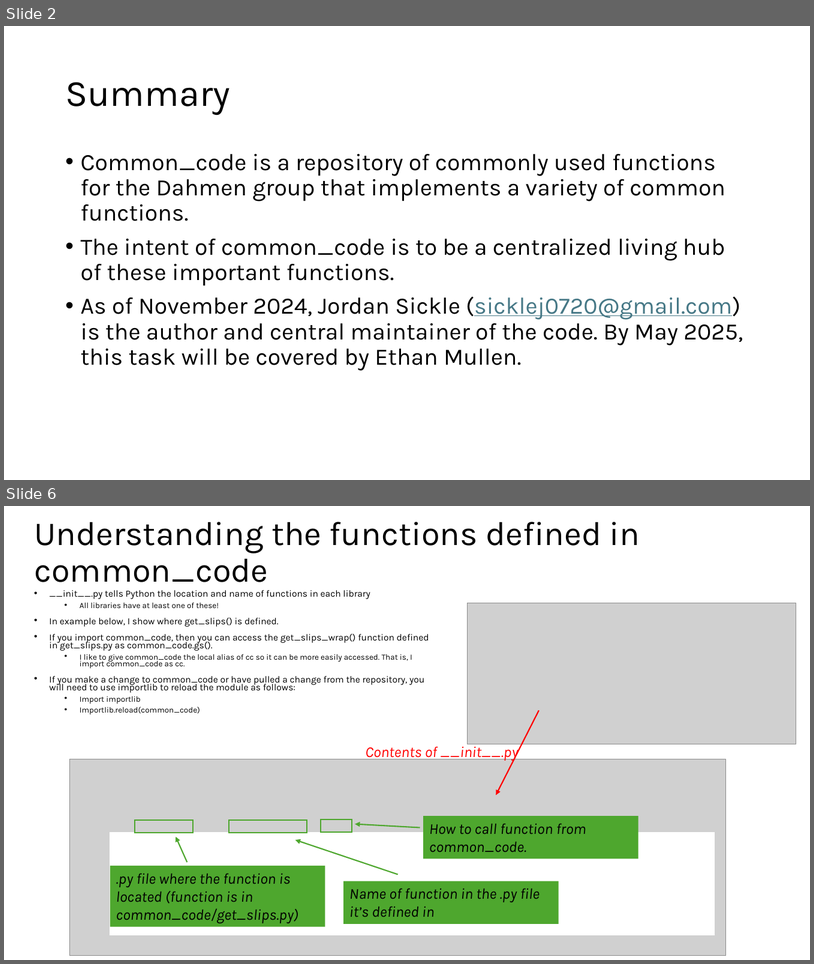
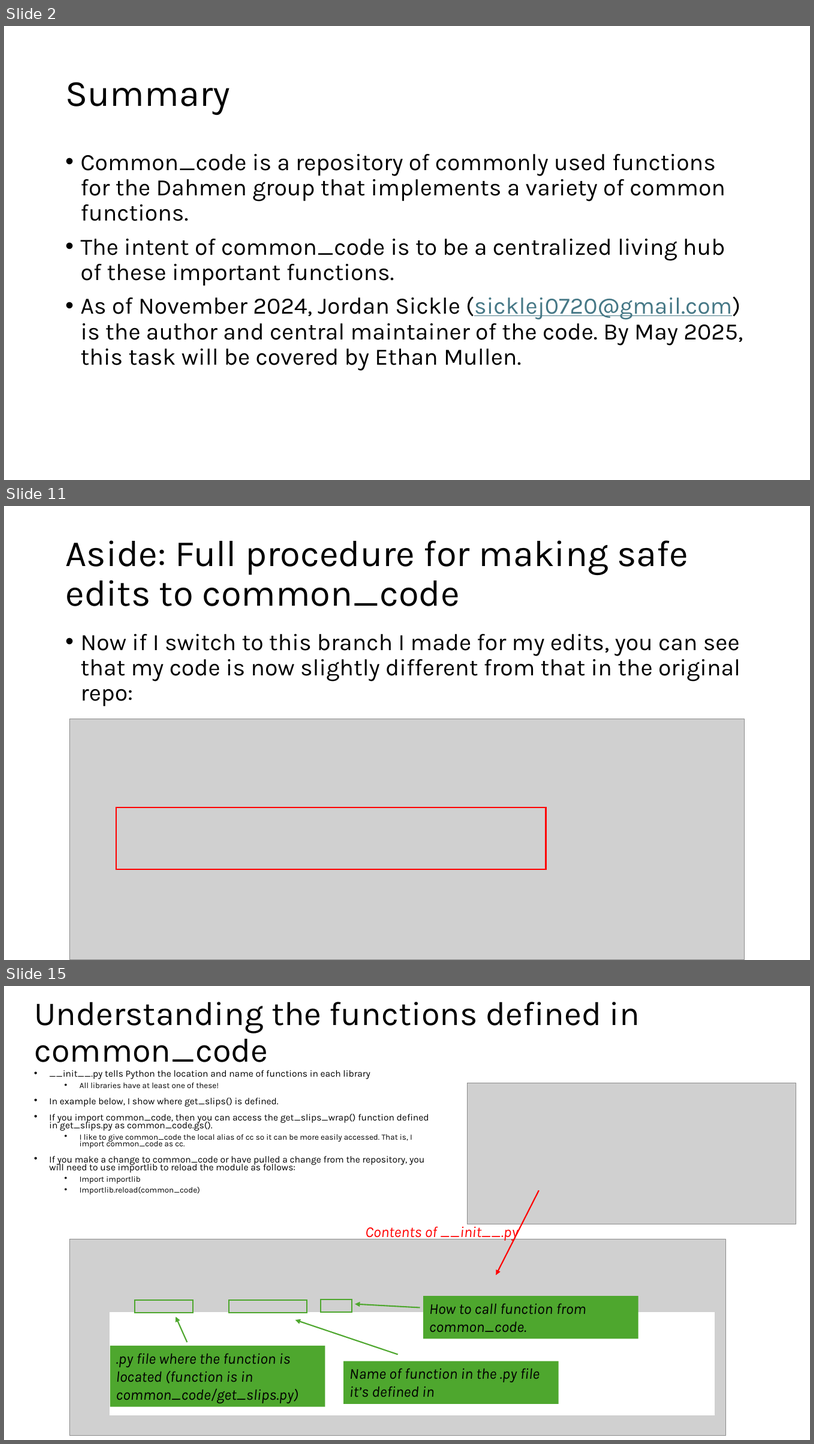
Before and after one commit to jmaniscool/common_code, a slide deck: start_guide.pptx. Shown one above the other, each under a label of ours: slides 2 and 6 before the commit, slides 2, 11 and 15 after it; the slides between them are not shown. The pictures are 814x964 and 814x1444 pixels, drawn with LibreOffice and Linux fonts; fonts in the diff are those of the drawing; grey boxes stand for pictures. Boxes give left, top, right and bottom in pixels: in the first picture for what was removed or moved away, otherwise in the second. Text is boxed around its words. In the diff, an @@ line names an element or a change of style, - is before the commit and + after.

```diff
--- a/start_guide.pptx
+++ b/start_guide.pptx
@@ slide 11 added at (x1=4, y1=506, x2=810, y2=960), background #FFFFFF @@
@@ title added at (x1=65, y1=540, x2=689, y2=606), 44 pt, text #000000 @@
+Aside: Full procedure for making safe edits to common_code
@@ text added at (x1=81, y1=634, x2=741, y2=706), 28 pt, text #000000 @@
+• Now if I switch to this branch I made for my edits, you can see that my code is now slightly different from that in the original repo:
@@ picture added at (x1=70, y1=719, x2=745, y2=960) @@
@@ rectangle added at (x1=117, y1=807, x2=546, y2=869), outline #FF0000 1.5 pt @@
@@ what was slide 6 is now slide 15 @@
```
Also in this commit, not shown: 4 slides changed, 7 other slides added.
